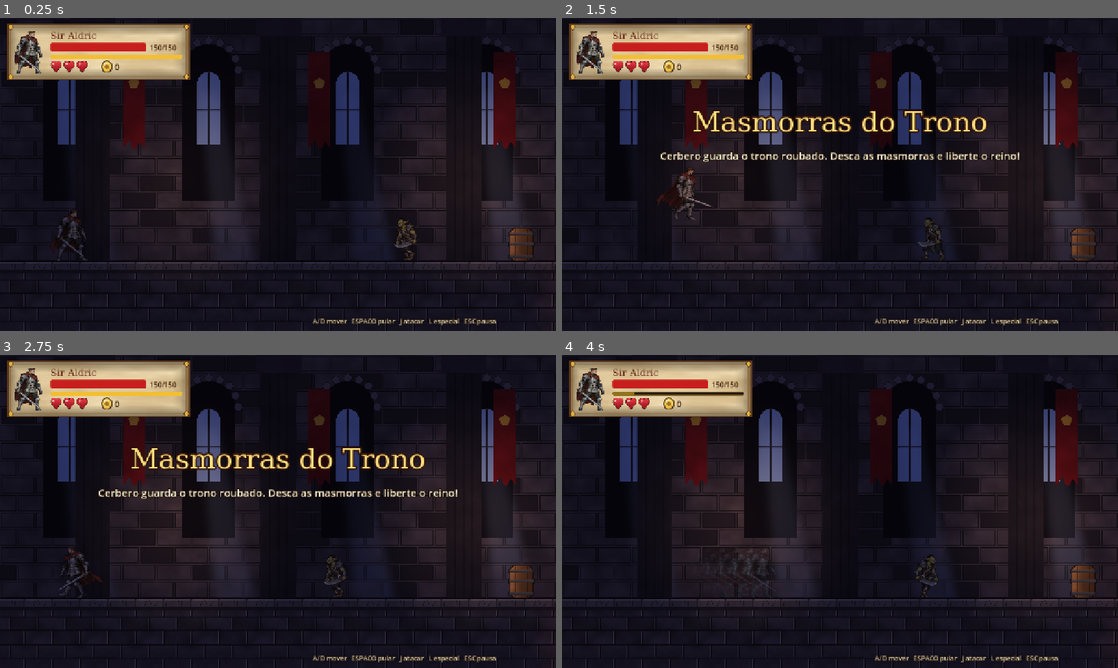
Above: before the commit, frames 1-4 (two rows, left to right).
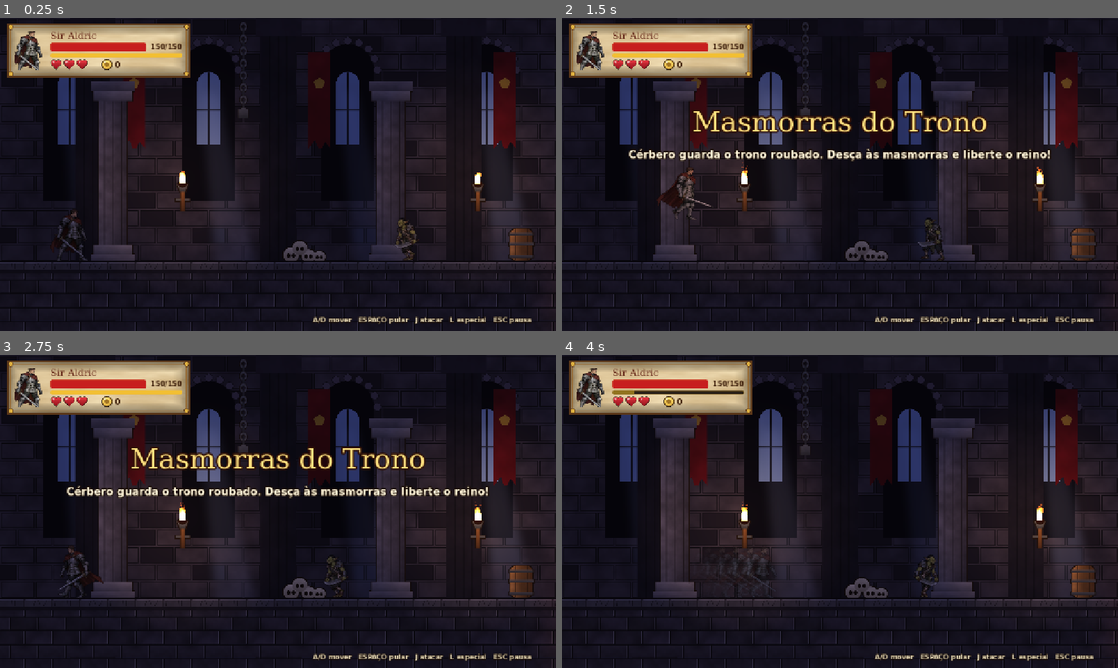
Above: after the commit, the same moments.

Repository: AllanCristiano/warriors
Game: Godot game, scene res://scenes/levels/level_3.tscn
Two runs of this game, one before a commit and one after it. Both use one fixed random seed, a clock stepped at 60 frames per second and the inputs below. This scene is started directly instead of the project's main scene.
Inputs (mouse positions are in pixels of both pictures, inside the frame that each line leads up to):
- Up to frame 1 (0.25 s): no input
- Up to frame 2 (1.5 s): tap Enter (confirm) at 0.5 s; move the mouse to (962, 158) at 0.52 s; hold D (right) 0.53-1.25 s; tap J (attack) at 0.6 s; click (962, 158) at 0.67 s; tap Space (jump) at 0.77 s; tap L (special) at 0.8 s; drag from (728, 190) to (812, 237) at 1.27 s
- Up to frame 3 (2.75 s): move the mouse to (333, 442) at 2.02 s; hold A (left) from 2.03 s (still down); tap J (attack) at 2.1 s; tap L (special) at 2.3 s
- Up to frame 4 (4 s): release A (left) at 2.75 s; drag from (812, 574) to (673, 464) at 2.77 s; move the mouse to (1006, 558) at 3.52 s; hold D (right) from 3.53 s (still down); tap L (special) at 3.6 s; tap Space (jump) at 3.77 s

The runs differ from the first frame. In frame 1, 6.3% of the frame differs, in the area x 1-96%, y 1-99%; in frame 2, 7.5%; in frame 3, 7.7%; in frame 4, 6.6%.

Commit message:
Add initial shader cache and README for "Guerreiros do Reino" game
- Created a new shader cache file for Vulkan rendering.
- Added README.md with game description, controls, character details, level structure, and tools for asset generation.

Diff:
--- a/project.godot
+++ b/project.godot
@@ -1,4 +1,11 @@
 ; Engine configuration file.
+; It's best edited using the editor UI and not directly,
+; since the parameters that go here are not all obvious.
+;
+; Format:
+;   [section] ; section goes between []
+;   param=value ; assign values to parameters
+
 config_version=5
 
 [application]
--- a/scenes/levels/level_1.tscn
+++ b/scenes/levels/level_1.tscn
@@ -54,6 +54,7 @@
 scroll_scale = Vector2(0.15, 1)
 repeat_size = Vector2(1280, 0)
 repeat_times = 4
+z_index = -19
 
 [node name="Layer" type="Sprite2D" parent="FarHills"]
 texture = ExtResource("r3")
@@ -64,6 +65,7 @@
 scroll_scale = Vector2(0.3, 1)
 repeat_size = Vector2(1280, 0)
 repeat_times = 4
+z_index = -17
 
 [node name="Layer" type="Sprite2D" parent="NearHills"]
 texture = ExtResource("r4")
@@ -74,6 +76,7 @@
 scroll_scale = Vector2(0.5, 1)
 repeat_size = Vector2(1280, 0)
 repeat_times = 4
+z_index = -15
 
 [node name="Layer" type="Sprite2D" parent="Village"]
 texture = ExtResource("r5")
@@ -254,7 +257,7 @@
 offset = Vector2(0, -170.0)
 
 [node name="BannerRed1" type="Sprite2D" parent="Decor"]
-position = Vector2(2180, 320)
+position = Vector2(2180, 450)
 texture = ExtResource("r19")
 offset = Vector2(0, -100.0)
 material = ExtResource("r20")
@@ -494,7 +497,7 @@
 offset = Vector2(0, -170.0)
 
 [node name="BannerBlue1" type="Sprite2D" parent="Decor"]
-position = Vector2(5470, 330)
+position = Vector2(5560, 450)
 texture = ExtResource("r26")
 offset = Vector2(0, -100.0)
 material = ExtResource("r20")
@@ -569,24 +572,25 @@
 texture = ExtResource("r21")
 offset = Vector2(0, -100.0)
 
-[node name="BannerRed2" type="Sprite2D" parent="Decor"]
-position = Vector2(6700, 310)
-texture = ExtResource("r19")
-offset = Vector2(0, -100.0)
-material = ExtResource("r20")
-
-[node name="BannerRed3" type="Sprite2D" parent="Decor"]
-position = Vector2(7500, 310)
-texture = ExtResource("r19")
-offset = Vector2(0, -100.0)
-material = ExtResource("r20")
-
 [node name="HouseB3" type="Sprite2D" parent="Decor"]
 position = Vector2(7250, 566)
 texture = ExtResource("r18")
 offset = Vector2(0, -170.0)
 modulate = Color(0.85, 0.85, 0.9, 1)
 
+[node name="BannerRed2" type="Sprite2D" parent="Decor"]
+position = Vector2(7180, 450)
+texture = ExtResource("r19")
+offset = Vector2(0, -100.0)
+material = ExtResource("r20")
+
+[node name="HouseA3" type="Sprite2D" parent="Decor"]
+position = Vector2(6750, 566)
+texture = ExtResource("r9")
+offset = Vector2(0, -145.0)
+flip_h = true
+modulate = Color(0.85, 0.85, 0.9, 1)
+
 [node name="MarketStall3" type="Sprite2D" parent="Decor"]
 position = Vector2(6600, 566)
 texture = ExtResource("r17")
--- a/scenes/levels/level_2.tscn
+++ b/scenes/levels/level_2.tscn
@@ -46,6 +46,7 @@
 scroll_scale = Vector2(0.15, 1)
 repeat_size = Vector2(1280, 0)
 repeat_times = 4
+z_index = -19
 
 [node name="Layer" type="Sprite2D" parent="FarHills"]
 texture = ExtResource("r3")
@@ -56,6 +57,7 @@
 scroll_scale = Vector2(0.4, 1)
 repeat_size = Vector2(1280, 0)
 repeat_times = 4
+z_index = -16
 
 [node name="Layer" type="Sprite2D" parent="Walls"]
 texture = ExtResource("r4")
@@ -93,7 +95,7 @@
 offset = Vector2(0, -260.0)
 
 [node name="BannerRed1" type="Sprite2D" parent="Decor"]
-position = Vector2(360, 300)
+position = Vector2(120, 370)
 texture = ExtResource("r7")
 offset = Vector2(0, -100.0)
 material = ExtResource("r8")
@@ -276,7 +278,7 @@
 start_facing_left = true
 
 [node name="BannerBlue1" type="Sprite2D" parent="Decor"]
-position = Vector2(3050, 310)
+position = Vector2(1950, 370)
 texture = ExtResource("r16")
 offset = Vector2(0, -100.0)
 material = ExtResource("r8")
@@ -460,8 +462,13 @@
 texture = ExtResource("r15")
 offset = Vector2(0, -85.0)
 
+[node name="Tower4" type="Sprite2D" parent="Decor"]
+position = Vector2(6300, 566)
+texture = ExtResource("r6")
+offset = Vector2(0, -260.0)
+
 [node name="BannerRed2" type="Sprite2D" parent="Decor"]
-position = Vector2(6450, 310)
+position = Vector2(6300, 370)
 texture = ExtResource("r7")
 offset = Vector2(0, -100.0)
 material = ExtResource("r8")
@@ -515,12 +522,12 @@
 size = Vector2(2000, 540)
 style = "castelo"
 
-[node name="Tower4" type="Sprite2D" parent="Decor"]
+[node name="Tower5" type="Sprite2D" parent="Decor"]
 position = Vector2(7600, 566)
 texture = ExtResource("r6")
 offset = Vector2(0, -260.0)
 
-[node name="Tower5" type="Sprite2D" parent="Decor"]
+[node name="Tower6" type="Sprite2D" parent="Decor"]
 position = Vector2(8800, 566)
 texture = ExtResource("r6")
 offset = Vector2(0, -260.0)
@@ -537,7 +544,13 @@
 flip_h = true
 
 [node name="BannerRed3" type="Sprite2D" parent="Decor"]
-position = Vector2(8200, 260)
+position = Vector2(7600, 370)
+texture = ExtResource("r7")
+offset = Vector2(0, -100.0)
+material = ExtResource("r8")
+
+[node name="BannerRed4" type="Sprite2D" parent="Decor"]
+position = Vector2(8800, 370)
 texture = ExtResource("r7")
 offset = Vector2(0, -100.0)
 material = ExtResource("r8")
--- a/scenes/levels/level_3.tscn
+++ b/scenes/levels/level_3.tscn
@@ -24,7 +24,7 @@
 [node name="Level3" type="Node2D"]
 script = ExtResource("r1")
 level_name = "Masmorras do Trono"
-subtitle = "Cerbero guarda o trono roubado. Desca as masmorras e liberte o reino!"
+subtitle = "Cérbero guarda o trono roubado. Desça às masmorras e liberte o reino!"
 music = "music_dungeon"
 level_width = 9000.0
 kill_y = 900.0
@@ -47,6 +47,7 @@
 scroll_scale = Vector2(0.25, 1)
 repeat_size = Vector2(1280, 0)
 repeat_times = 4
+z_index = -18
 
 [node name="Layer" type="Sprite2D" parent="DungeonBack"]
 texture = ExtResource("r3")
@@ -57,6 +58,7 @@
 scroll_scale = Vector2(0.5, 1)
 repeat_size = Vector2(1280, 0)
 repeat_times = 4
+z_index = -15
 
 [node name="Layer" type="Sprite2D" parent="DungeonMid"]
 texture = ExtResource("r4")
@@ -496,27 +498,27 @@
 texture = ExtResource("r16")
 offset = Vector2(0, -150.0)
 
+[node name="Pillar7" type="Sprite2D" parent="Decor"]
+position = Vector2(7300, 566)
+texture = ExtResource("r6")
+offset = Vector2(0, -210.0)
+
+[node name="Pillar8" type="Sprite2D" parent="Decor"]
+position = Vector2(8700, 566)
+texture = ExtResource("r6")
+offset = Vector2(0, -210.0)
+
 [node name="BannerRed1" type="Sprite2D" parent="Decor"]
-position = Vector2(7750, 230)
+position = Vector2(7300, 410)
 texture = ExtResource("r17")
 offset = Vector2(0, -100.0)
 material = ExtResource("r18")
 
 [node name="BannerRed2" type="Sprite2D" parent="Decor"]
-position = Vector2(8250, 230)
+position = Vector2(8700, 410)
 texture = ExtResource("r17")
 offset = Vector2(0, -100.0)
 material = ExtResource("r18")
-
-[node name="Pillar7" type="Sprite2D" parent="Decor"]
-position = Vector2(7300, 566)
-texture = ExtResource("r6")
-offset = Vector2(0, -210.0)
-
-[node name="Pillar8" type="Sprite2D" parent="Decor"]
-position = Vector2(8700, 566)
-texture = ExtResource("r6")
-offset = Vector2(0, -210.0)
 
 [node name="Skulls3" type="Sprite2D" parent="Decor"]
 position = Vector2(7500, 566)
--- a/scripts/autoload/game.gd
+++ b/scripts/autoload/game.gd
@@ -6,30 +6,30 @@
 		"name": "Sir Aldric",
 		"title": "O Cavaleiro de Ferro",
 		"sprite": "cavaleiro",
-		"desc": "Guardiao juramentado da Coroa. Armadura pesada e espada longa.\nEspecial: Investida Real - avanca atravessando inimigos.",
+		"desc": "Guardião juramentado da Coroa. Armadura pesada e espada longa. Especial: Investida Real — avança atravessando inimigos.",
 		"hp": 150, "speed": 280.0, "jump": 800.0, "damage": 26,
 		"attack_cd": 0.36, "special_cd": 2.2, "reach": Vector2(120, 110),
-		"stats": {"Vida": 4, "Forca": 3, "Agilidade": 3},
+		"stats": {"Vida": 4, "Força": 3, "Agilidade": 3},
 		"color": Color(0.75, 0.78, 0.85),
 	},
 	"barbaro": {
 		"name": "Brakka",
-		"title": "O Barbaro das Montanhas",
+		"title": "O Bárbaro das Montanhas",
 		"sprite": "barbaro",
-		"desc": "Fera das terras geladas. Lento, mas cada golpe da sua clava\nesmaga goblins. Especial: Terremoto - esmaga o chao ao redor.",
+		"desc": "Fera das terras geladas. Lento, mas cada golpe da sua clava esmaga goblins. Especial: Terremoto — esmaga o chão ao redor.",
 		"hp": 200, "speed": 240.0, "jump": 760.0, "damage": 40,
 		"attack_cd": 0.15, "special_cd": 3.5, "reach": Vector2(150, 120),
-		"stats": {"Vida": 5, "Forca": 5, "Agilidade": 2},
+		"stats": {"Vida": 5, "Força": 5, "Agilidade": 2},
 		"color": Color(0.85, 0.6, 0.35),
 	},
 	"sabio": {
 		"name": "Mestre Liang",
-		"title": "O Sabio Marcial",
+		"title": "O Sábio Marcial",
 		"sprite": "sabio",
-		"desc": "Andarilho do Oriente que serve ao Rei. Ataca a distancia com\ndardos e salta duas vezes. Especial: Leque de Dardos.",
+		"desc": "Andarilho do Oriente que serve ao Rei. Ataca à distância com dardos e salta duas vezes. Especial: Leque de Dardos.",
 		"hp": 110, "speed": 310.0, "jump": 780.0, "damage": 18,
 		"attack_cd": 0.1, "special_cd": 2.0, "reach": Vector2(0, 0),
-		"stats": {"Vida": 2, "Forca": 3, "Agilidade": 5},
+		"stats": {"Vida": 2, "Força": 3, "Agilidade": 5},
 		"color": Color(0.85, 0.75, 0.4),
 	},
 }
@@ -123,6 +123,7 @@
 	theme.default_font = font_body
 	theme.default_font_size = 20
 	get_tree().root.theme = theme
+	ThemeDB.fallback_font = font_body
 
 
 func _add_action(action: String, keys: Array, joy_buttons: Array = []) -> void:
--- a/scripts/enemy.gd
+++ b/scripts/enemy.gd
@@ -15,13 +15,13 @@
 		"reach": Vector2(150, 80), "hit_frame": 4, "attack_cd": 1.6, "sight": 520.0, "size": Vector2(50, 100), "gold": 2, "block": 0.35},
 	"goblin_boleadeira": {"name": "Goblin Boleadeiro", "hp": 35, "speed": 0.0, "damage": 12, "ai": "thrower",
 		"hit_frame": 4, "attack_cd": 2.4, "sight": 720.0, "size": Vector2(44, 76), "gold": 2},
-	"goblin_mago": {"name": "Goblin Xama", "hp": 50, "speed": 80.0, "damage": 14, "ai": "caster",
+	"goblin_mago": {"name": "Goblin Xamã", "hp": 50, "speed": 80.0, "damage": 14, "ai": "caster",
 		"hit_frame": 7, "attack_cd": 2.6, "sight": 760.0, "size": Vector2(46, 100), "gold": 3},
 	"goblin_general": {"name": "Grukk, o General Goblin", "hp": 420, "speed": 170.0, "damage": 20, "ai": "general",
 		"reach": Vector2(160, 140), "hit_frame": 6, "attack_cd": 1.0, "sight": 1000.0, "size": Vector2(70, 150), "gold": 15, "boss": true},
 	"minotauro": {"name": "Tauron, o Minotauro", "hp": 650, "speed": 120.0, "damage": 24, "ai": "minotaur",
 		"reach": Vector2(170, 170), "hit_frame": 7, "attack_cd": 1.2, "sight": 1100.0, "size": Vector2(90, 180), "gold": 25, "boss": true},
-	"cerberus": {"name": "Cerbero, Guardiao do Abismo", "hp": 950, "speed": 0.0, "damage": 26, "ai": "cerberus",
+	"cerberus": {"name": "Cérbero, Guardião do Abismo", "hp": 950, "speed": 0.0, "damage": 26, "ai": "cerberus",
 		"hit_frame": 8, "attack_cd": 1.6, "sight": 1300.0, "size": Vector2(250, 200), "gold": 40, "boss": true},
 }
 
@@ -313,7 +313,7 @@
 	if not _phase2 and hp < max_hp * 0.5:
 		_phase2 = true
 		sprite.speed_scale = 1.25
-		FX.text(get_parent(), global_position + Vector2(0, -220), "FURIA!", Color(1, 0.3, 0.2), 38)
+		FX.text(get_parent(), global_position + Vector2(0, -220), "FÚRIA!", Color(1, 0.3, 0.2), 38)
 	match state:
 		"patrol", "chase", "idle":
 			_face(to_hero.x)
@@ -529,7 +529,7 @@
 	_pounce = false
 	remove_from_group("damageable")
 	remove_from_group("enemies")
-	collision_layer = 0
+	set_deferred("collision_layer", 0)
 	Audio.play("enemy_die")
 	if is_boss():
 		Audio.play("roar", 0, 0.0)
--- a/scripts/fx.gd
+++ b/scripts/fx.gd
@@ -27,6 +27,7 @@
 	var l := Label.new()
 	l.text = msg
 	l.add_theme_font_size_override("font_size", font_size)
+	l.add_theme_font_override("font", Game.font_body)
 	l.add_theme_color_override("font_color", c)
 	l.add_theme_color_override("font_outline_color", Color(0.1, 0.05, 0.02))
 	l.add_theme_constant_override("outline_size", 6)
--- a/scripts/level/boss_arena.gd
+++ b/scripts/level/boss_arena.gd
@@ -20,9 +20,9 @@
 	collision_mask = 2
 	var cs := CollisionShape2D.new()
 	var rs := RectangleShape2D.new()
-	rs.size = Vector2(40, 2000)
+	rs.size = Vector2(arena_width - trigger_offset, 2000)
 	cs.shape = rs
-	cs.position = Vector2(trigger_offset, -900)
+	cs.position = Vector2(trigger_offset + rs.size.x / 2, -900)
 	add_child(cs)
 	body_entered.connect(_on_body)
 
--- a/scripts/level/goal.gd
+++ b/scripts/level/goal.gd
@@ -21,8 +21,9 @@
 	collision_mask = 2
 	body_entered.connect(_on_body)
 	_arrow = Label.new()
-	_arrow.text = "SAIDA  >>"
+	_arrow.text = "SAÍDA  >>"
 	_arrow.add_theme_font_size_override("font_size", 30)
+	_arrow.add_theme_font_override("font", Game.font_title)
 	_arrow.add_theme_color_override("font_color", Color(1, 0.85, 0.3))
 	_arrow.add_theme_color_override("font_outline_color", Color(0.15, 0.08, 0.02))
 	_arrow.add_theme_constant_override("outline_size", 8)
--- a/scripts/level/level.gd
+++ b/scripts/level/level.gd
@@ -22,6 +22,16 @@
 		var cm := CanvasModulate.new()
 		cm.color = ambient
 		add_child(cm)
+	# paredes invisiveis nas bordas da fase
+	for x in [-20.0, level_width + 20.0]:
+		var w := StaticBody2D.new()
+		var cs := CollisionShape2D.new()
+		var rs := RectangleShape2D.new()
+		rs.size = Vector2(40, 4000)
+		cs.shape = rs
+		w.add_child(cs)
+		w.position = Vector2(x, -1000)
+		add_child(w)
 	hero = Hero.new()
 	hero.setup(Game.hero_id)
 	hero.level = self
@@ -83,11 +93,11 @@
 	hero.freeze(true)
 	Audio.music("")
 	Audio.play("victory")
-	hud.message("Fase concluida!  +%d de ouro" % Game.gold, 3.0)
+	hud.message("Fase concluída!  Ouro: %d" % Game.gold, 3.0)
 	Game.hero_hp = hero.hp
 	get_tree().create_timer(3.0).timeout.connect(Game.next_level)
 
 
 func _on_hero_died() -> void:
-	hud.message("Voce caiu em batalha...", 2.5)
+	hud.message("Você caiu em batalha...", 2.5)
 	get_tree().create_timer(2.8).timeout.connect(Game.lose_life)
--- a/scripts/level/torch.gd
+++ b/scripts/level/torch.gd
@@ -35,15 +35,15 @@
 	add_child(s)
 	var p := CPUParticles2D.new()
 	p.position = Vector2(0, -24)
-	p.amount = 26
+	p.amount = 40
 	p.lifetime = 0.5
 	p.direction = Vector2(0, -1)
 	p.spread = 14
 	p.initial_velocity_min = 40
 	p.initial_velocity_max = 80
 	p.gravity = Vector2(0, -60)
-	p.scale_amount_min = 5
-	p.scale_amount_max = 9
+	p.scale_amount_min = 9
+	p.scale_amount_max = 15
 	var curve := Curve.new()
 	curve.add_point(Vector2(0, 1))
 	curve.add_point(Vector2(1, 0.1))
--- a/scripts/ui/end_screen.gd
+++ b/scripts/ui/end_screen.gd
@@ -27,7 +27,7 @@
 	if not victory:
 		s.modulate = Color(0.5, 0.45, 0.5)
 		s.rotation = -PI / 2
-	var place_hero := func(): s.position = Vector2(size.x / 2, size.y - 80 if victory else size.y - 40)
+	var place_hero := func(): s.position = Vector2(size.x * 0.18, size.y - 60 if victory else size.y - 40)
 	place_hero.call()
 	resized.connect(place_hero)
 
@@ -45,8 +45,8 @@
 		crest.expand_mode = TextureRect.EXPAND_IGNORE_SIZE
 		crest.stretch_mode = TextureRect.STRETCH_KEEP_ASPECT_CENTERED
 		vb.add_child(crest)
-		vb.add_child(Menu.title_label("O Reino esta salvo!", 76))
-		var l := Menu.title_label("%s derrotou Cerbero e as hordas goblins.\nO Rei ergue sua taca em sua honra!\nOuro coletado: %d" % [d["name"], Game.gold], 24, Color(1, 0.97, 0.88))
+		vb.add_child(Menu.title_label("O Reino está salvo!", 76))
+		var l := Menu.title_label("%s derrotou Cérbero e as hordas goblins.\nO Rei ergue sua taça em sua honra!\nOuro coletado: %d" % [d["name"], Game.gold], 24, Color(1, 0.97, 0.88))
 		l.add_theme_font_override("font", Game.font_body)
 		vb.add_child(l)
 	else:
--- a/scripts/ui/hud.gd
+++ b/scripts/ui/hud.gd
@@ -71,6 +71,7 @@
 	var root := Control.new()
 	root.set_anchors_preset(Control.PRESET_FULL_RECT)
 	root.mouse_filter = Control.MOUSE_FILTER_IGNORE
+	root.theme = get_tree().root.theme
 	add_child(root)
 
 	# painel do heroi
@@ -124,7 +125,7 @@
 
 	# controles
 	var help := style_label(Label.new(), 15, Color(1, 0.95, 0.8, 0.85), null, 5, Color(0.1, 0.05, 0.02))
-	help.text = "A/D mover   ESPACO pular   J atacar   L especial   ESC pausa"
+	help.text = "A/D mover   ESPAÇO pular   J atacar   L especial   ESC pausa"
 	help.set_anchors_preset(Control.PRESET_BOTTOM_RIGHT)
 	place(help, Vector2(-560, -34))
 	root.add_child(help)
